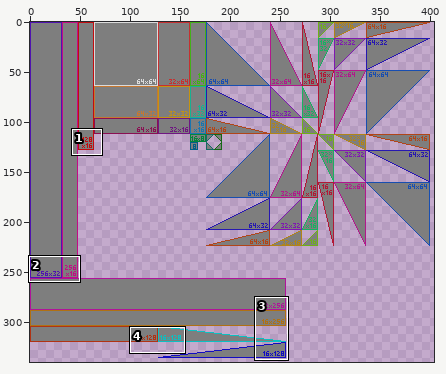
Edited in one commit: sprite sheet (Spritesheets/Graybox.png). Above: a wide view before the commit, with the close-up outlined.
Close-up. The starting point:
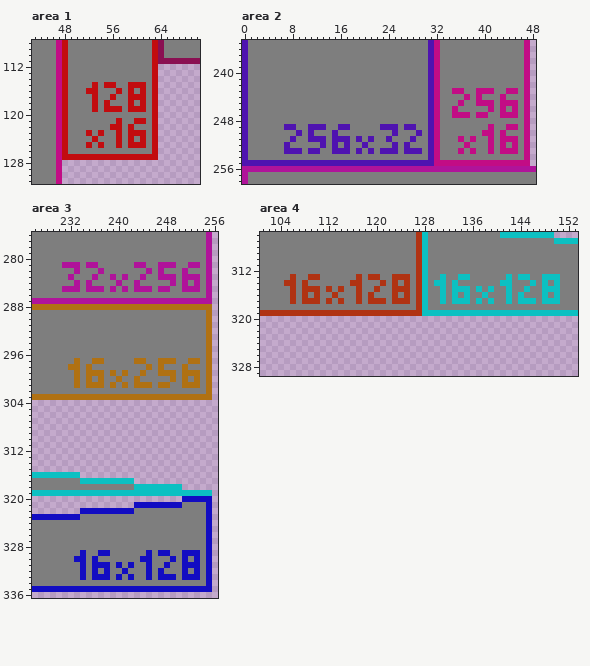
The file is 512x512 pixels. Shown: area 1: x 43..70, y 108..131; area 2: x 0..48, y 235..258; area 3: x 226..256, y 276..336; area 4: x 101..153, y 306..329. The wide view leaves out empty margins.
The same view after the edit:
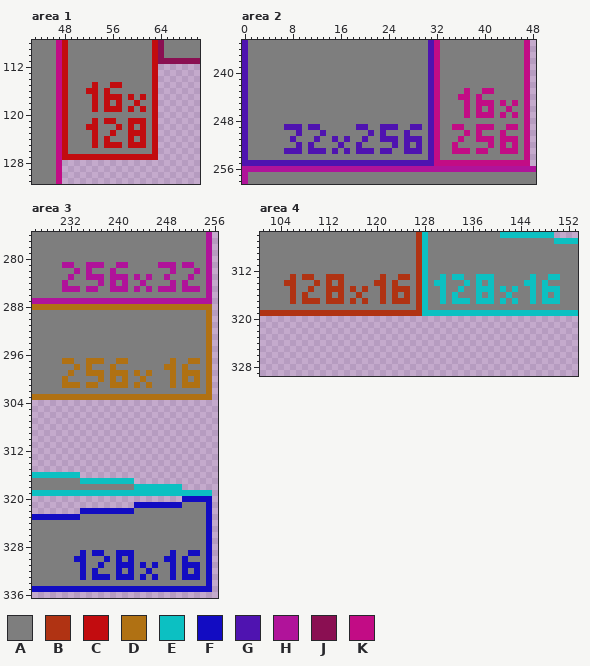
Palette (. is transparent): A #7e7e7e  B #b03313  C #c20c0f  D #b07113  E #0cc0c2  F #120cc2  G #4f13b0  H #b0139a  J #8a0f52  K #c20c85
Diff:
Changed rows in their new state; - is an unchanged pixel.
Area 1:
first column x 52:
115 ---A-C-AAA
116 ---C-A-A-A
117 ---C-C--A-
118 -----C-ACA
119 --------A-
121 -C-CCA-C--
122 CC--A----C
123 ACA-CA----
124 ---C-A----
125 ACACC-----
Area 2:
first column x 7:
243 ----------------------------AAK-A----AA
244 -----------------------------K------A--
245 -----------------------------AK------A-
246 ----------------------------A-K-K---AKA
247 ----------------------------AA----K--A-
249 --G---A--AA-GG------A-G-----KK--KK-----
250 ----A-G-A-----G-G-A-G-A-------K-KAA----
251 ----A-A--A--AGA-G-G-G-G--------AKK-----
252 A-G-G-A-AGA-GA--------G-----K-A--------
253 ------G--A---G----A---------K-KAKKA----
Area 3:
first column x 231:
281 --A---H--HH-AA------H-A
282 ----H-A-H-----A-A-H-A-H
283 ----H-H--H--HAH-A-A-A-A
284 H-A-A-H-HAH-AH--------A
285 ------A--H---A----H----
first column x 231:
297 DDA-D----DD-AA--AA-
298 -A------D-----A-ADD
299 -DA------D--DAD-AA-
300 D-A-A---DAD-AD-----
301 DD----A--D---A--AAD
first column x 236:
329 F-A-FFF--A-AAF-A--
330 A-F-F-F-AA--F----A
331 A-A--F--FAF-AF----
332 --A-FAF----A-F----
333 -----F--FAFAA-----
Area 4:
first column x 108:
313 B-A-BBB--A-AAB-A---------E-A-EEE--A-AAE-A--
314 A-B-B-B-AA--B----A-------A-E-E-E-AA--E----A
315 A-A--B--BAB-AB-----------A-A--E--EAE-AE----
316 --A-BAB----A-B-------------A-EAE----A-E----
317 -----B--BABAA-----------------E--EAEAA-----
Pixel boxes of the changes (left, top, right, bottom) in both close-ups:
changed: (86, 82, 146, 148)
changed: (452, 88, 518, 154)
changed: (284, 124, 422, 154)
changed: (62, 262, 200, 292)
changed: (62, 358, 176, 388)
changed: (92, 550, 200, 580)
changed: (302, 274, 410, 304)
changed: (452, 274, 560, 304)
